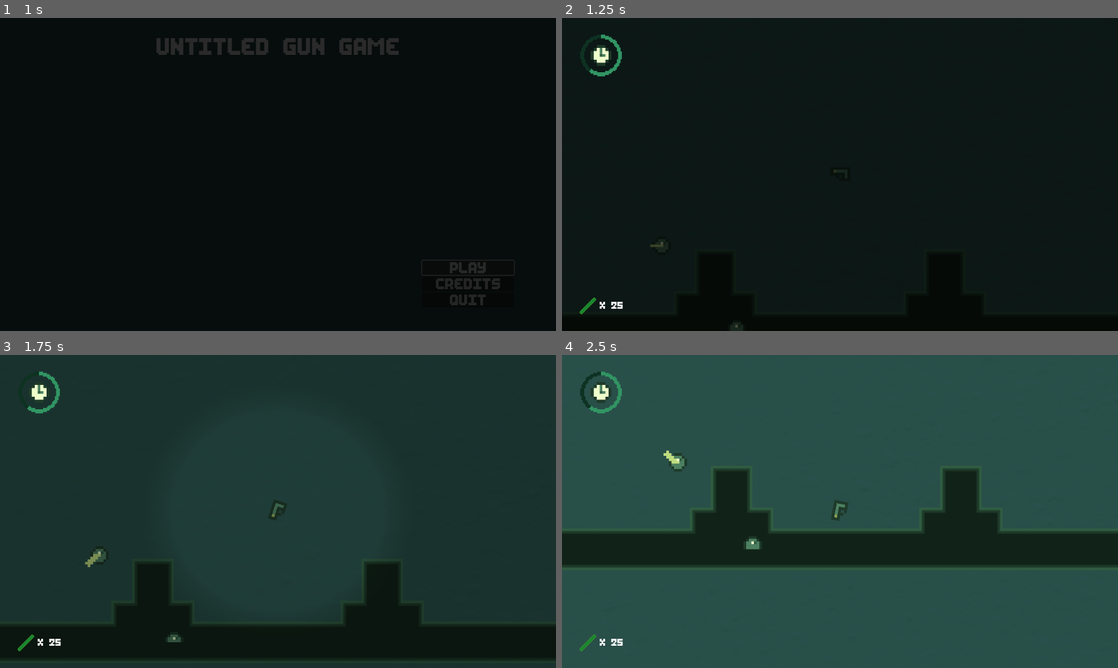
Above: before the commit, frames 1-4 (two rows, left to right).
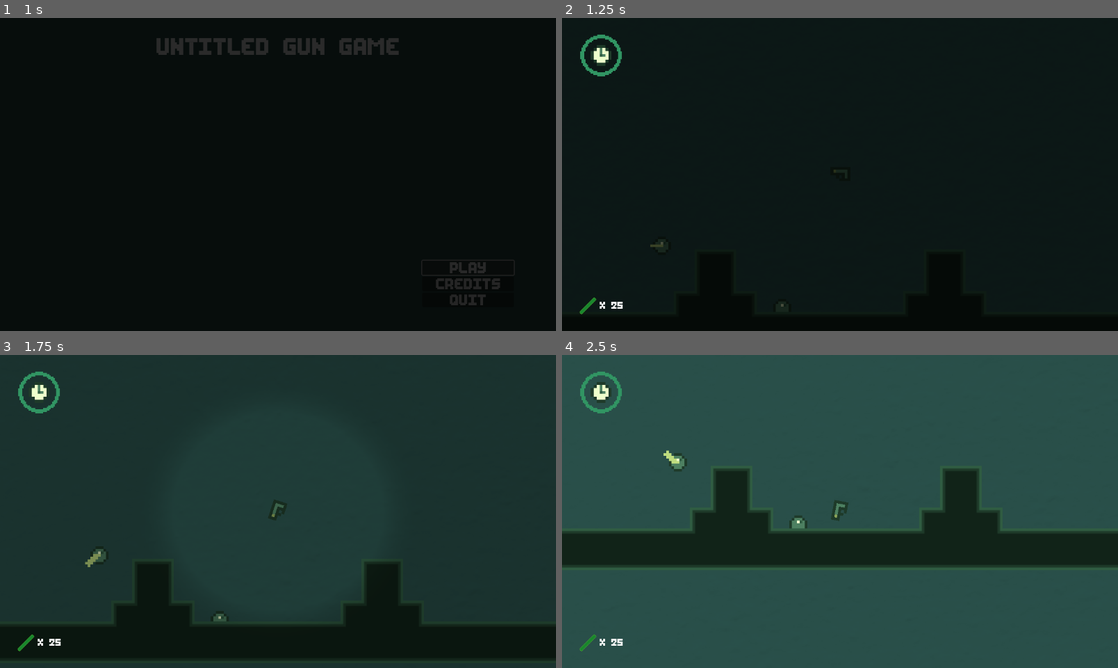
Above: after the commit, the same moments.

Repository: 20akshay00/GMTK2023
Game: Godot game, scene res://menu.tscn
The game is run twice, just before and just after one commit, with the same random seed, the same clock (stepped at 60 frames per second) and the same inputs.
Inputs:
- Up to frame 1 (1 s): click "Play" at 0.5 s
- Up to frame 2 (1.25 s): no input
- Up to frame 3 (1.75 s): hold A (rotate_ccw) from 1.28 s (still down); tap W (hop) at 1.52 s; tap D (rotate_cw) at 1.55 s
- Up to frame 4 (2.5 s): release A (rotate_ccw) at 2.03 s; tap D (rotate_cw) at 2.1 s; tap W (hop) at 2.27 s; tap A (rotate_ccw) at 2.3 s

Frame 1 is identical in both runs. In frame 2, 0.2% of the frame differs, in the area x 3-40%, y 5-100%; in frame 3, 0.2%; in frame 4, 0.3%, in the area x 3-45%, y 5-63%.

Commit message:
add cooldown timer ui

Diff:
--- a/UI.gd
+++ b/UI.gd
@@ -1,12 +1,29 @@
 extends CanvasLayer
 
 @onready var laser_label = $LaserCounter/VBoxContainer/Label
+@onready var timerbar = $TextureProgressBar
+@onready var timer = $Timer
+@onready var cdtimer = $CooldownTimer
+
 # Called when the node enters the scene tree for the first time.\
 func _ready() -> void:
 	update_laser_text()
+	timerbar.value = 1
+
+func _process(_delta: float) -> void:
+	if timer.time_left != 0:
+		timerbar.value = timer.time_left
 
 func update_laser_text() -> void:
 	laser_label.text = str("x ", Globals.ammo)
 
 func _on_gun_ammo_changed() -> void:
 	update_laser_text()
+
+func _on_gun_slowmo_started() -> void:
+	timer.start(1)
+	pass
+func _on_gun_slowmo_ended() -> void:
+	timer.stop()
+	var tween = get_tree().create_tween()
+	tween.tween_property(timerbar, "value", 1, 0.2)
--- a/gun.gd
+++ b/gun.gd
@@ -1,6 +1,8 @@
 extends RigidBody2D
 
 signal ammo_changed
+signal slowmo_started
+signal slowmo_ended
 
 @export var recoil_strength : float = 1000.
 @export var rotation_strength_low : float = 100.
@@ -67,12 +69,14 @@
 
 func start_slowmo() -> void:
 	Engine.time_scale = 0.2
+	slowmo_started.emit()
 	rotation_strength = rotation_strength_low
 	$Camera2D/SlowMoCanvas.slowmo_effect(0.15, 0.5)
 	AudioServer.playback_speed_scale = audio_speed_low
 	smtimer.start(slow_motion_limit)
 
 func end_slowmo() -> void:
+	slowmo_ended.emit()
 	Engine.time_scale = 1.0
 	rotation_strength = rotation_strength_high
 	$Camera2D/SlowMoCanvas.slowmo_effect(0.3, 1.)
--- a/gun.tscn
+++ b/gun.tscn
@@ -21,7 +21,6 @@
 [node name="Bullet" parent="." instance=ExtResource("3_08tko")]
 position = Vector2(-26, -7)
 scale = Vector2(1.04424, 1)
-min_width = 0.0
 
 [node name="CollisionPolygon2D" type="CollisionPolygon2D" parent="."]
 position = Vector2(1, 0)
--- a/level.tscn
+++ b/level.tscn
@@ -260,7 +260,7 @@
 position = Vector2(163, 377)
 
 [node name="CrawlingEnemy" parent="Enemies" instance=ExtResource("7_y6jxb")]
-position = Vector2(337, 561)
+position = Vector2(442, 513)
 
 [node name="UI" type="CanvasLayer" parent="."]
 script = ExtResource("10_8yhhq")
@@ -305,7 +305,9 @@
 offset_right = 40.0
 offset_bottom = 40.0
 scale = Vector2(3, 3)
-value = 60.0
+max_value = 1.0
+step = 0.01
+value = 1.0
 fill_mode = 4
 texture_under = ExtResource("11_fyyul")
 texture_progress = ExtResource("11_fyyul")
@@ -321,4 +323,9 @@
 scale = Vector2(0.4, 0.4)
 texture = ExtResource("12_q5ox6")
 
+[node name="Timer" type="Timer" parent="UI"]
+one_shot = true
+
 [connection signal="ammo_changed" from="Gun" to="UI" method="_on_gun_ammo_changed"]
+[connection signal="slowmo_ended" from="Gun" to="UI" method="_on_gun_slowmo_ended"]
+[connection signal="slowmo_started" from="Gun" to="UI" method="_on_gun_slowmo_started"]
